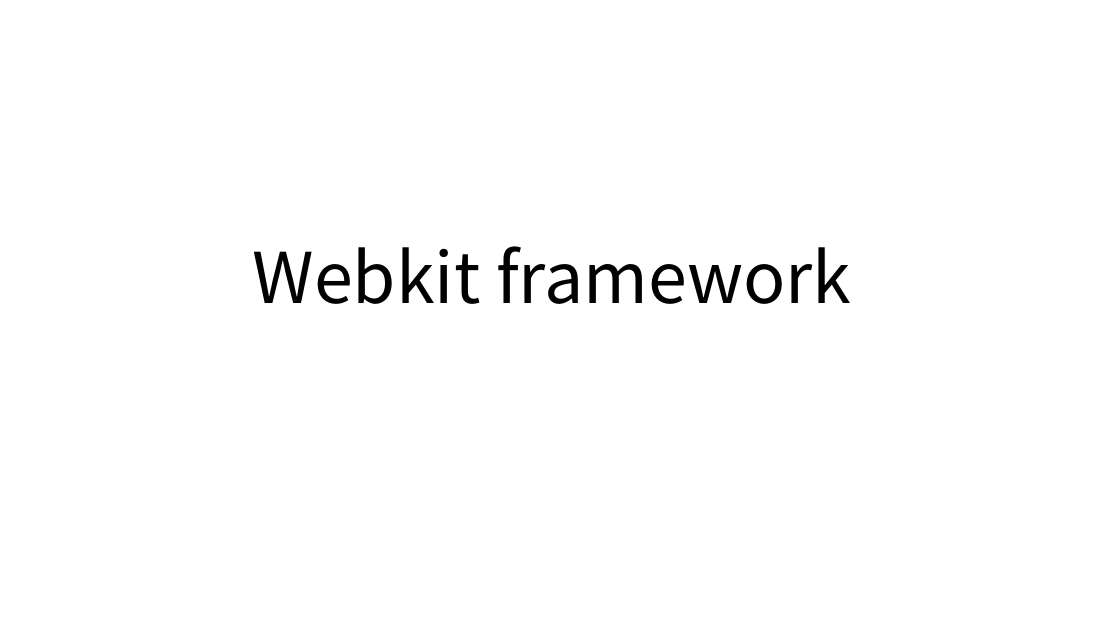
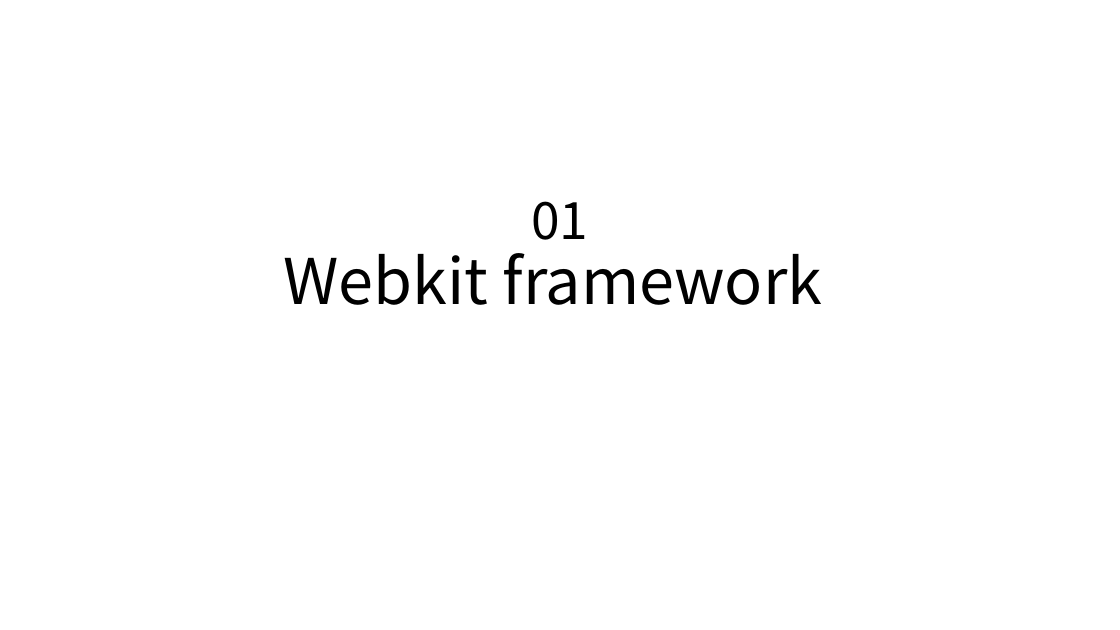
Before and after one commit to ios-lec-2019-01/PPT, a slide deck: slide 1 of 01_Webkit_framework.pptx. Drawn at 1120x630 pixels with LibreOffice and Linux fonts; fonts in the diff are those of the drawing. Boxes give left, top, right and bottom in pixels: in the first picture for what was removed or moved away, otherwise in the second. Text is boxed around its words. In the diff, an @@ line names an element or a change of style, - is before the commit and + after.

```diff
--- a/01_Webkit_framework.pptx
+++ b/01_Webkit_framework.pptx
@@ title at (x1=283, y1=201, x2=823, y2=305): text changed; size 60 to 54 pt @@
-Webkit framework
+01
+Webkit framework
```
Also in this commit, not shown: 1 other file.
